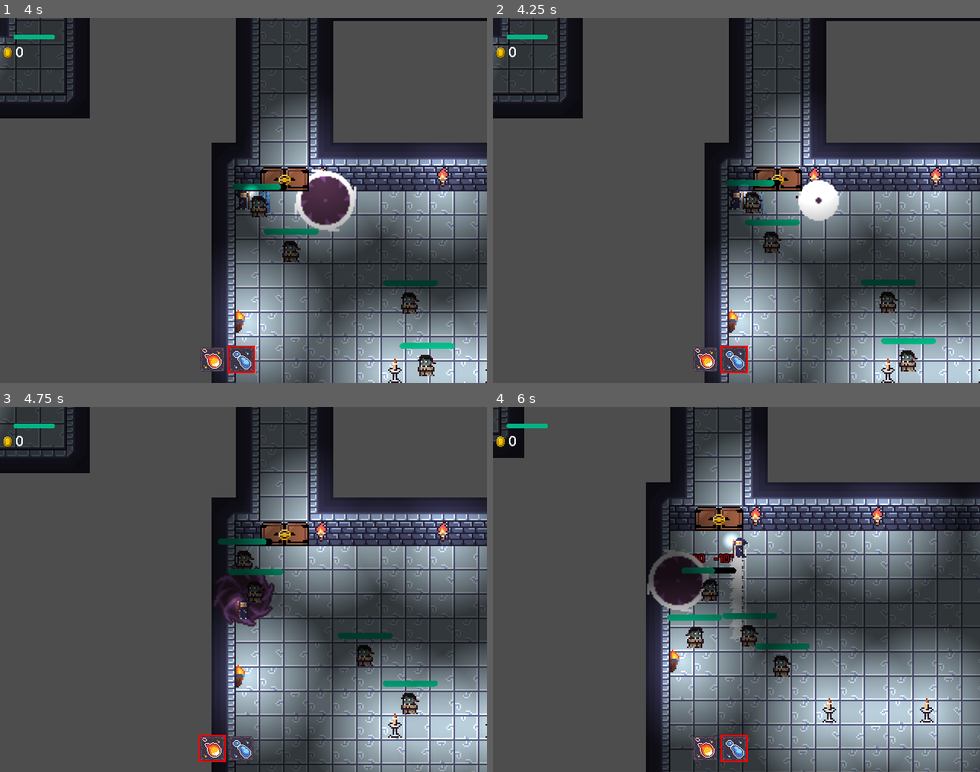
Above: before the commit, frames 1-4 (two rows, left to right).
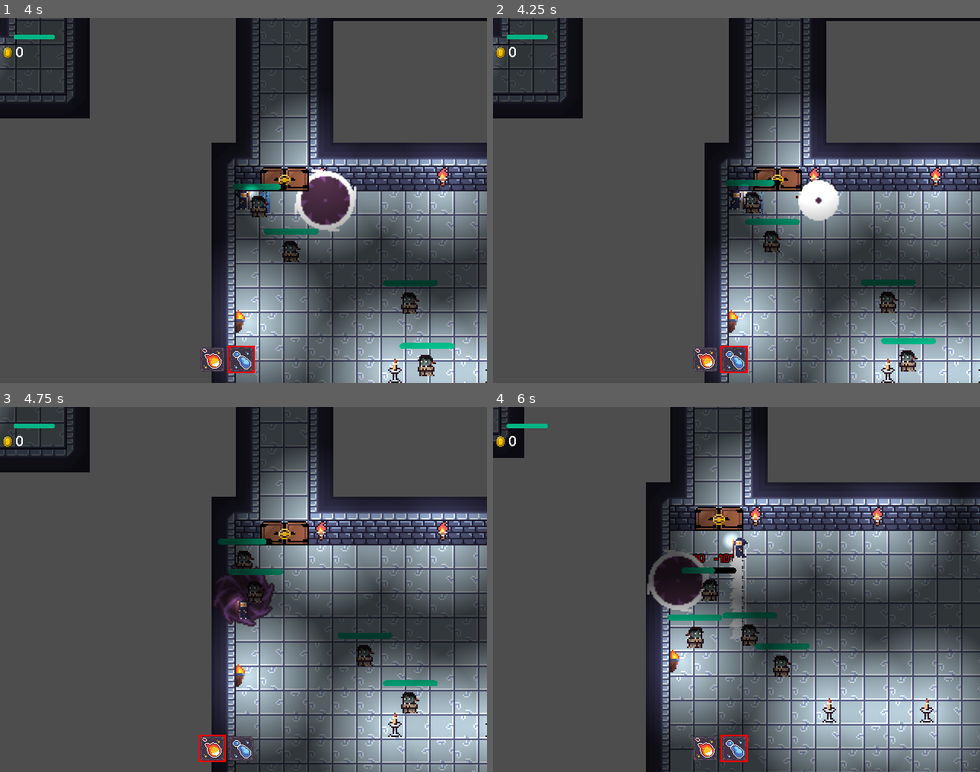
Above: after the commit, the same moments.

Repository: always-hehe-devs/top-down-game
Game: Godot game, scene res://World.tscn
Same seed, same stepped clock (60 frames per second), same inputs: the game is played once before the commit and once after it.
Inputs (mouse positions are in pixels of both pictures, inside the frame that each line leads up to):
- Up to frame 1 (4 s): click "OK" at 0.5 s; tap Enter at 1.25 s; move the mouse to (219, 273) at 1.27 s; hold W (up) 1.28-2.78 s; tap Q (attack_1) at 1.35 s; move the mouse to (389, 255) at 2.02 s; tap E (attack_2) at 2.1 s; move the mouse to (97, 145) at 2.77 s; hold Space (dash) 2.78-3.53 s; hold A (left) from 2.78 s (still down); move the mouse to (267, 200) at 3.52 s; click (267, 200) at 3.6 s
- Up to frame 2 (4.25 s): keep holding A (left)
- Up to frame 3 (4.75 s): move the mouse to (170, 498) at 4.27 s; release A (left) at 4.28 s; hold S (down) from 4.28 s (still down); tap Q (attack_1) at 4.35 s
- Up to frame 4 (6 s): move the mouse to (843, 571) at 5.02 s; release S (down) at 5.03 s; hold D (right) 5.03-5.78 s; tap E (attack_2) at 5.1 s; move the mouse to (639, 607) at 5.77 s; hold W (up) from 5.78 s (still down); hold Space (dash) from 5.78 s (still down)

Frame 1 is identical in both runs. In frame 2, less than 0.1% of the frame differs, in the area x 48-91%, y 44-88%; in frame 3, 5.2%, in the area x 0-100%, y 0-100%; in frame 4, 0.1%.

Commit message:
Fixed mob death

Diff:
--- a/VampireMob.gd
+++ b/VampireMob.gd
@@ -10,7 +10,7 @@
 var health = 100
 var is_following = false
 
-enum MOB_STATE {IDLE, FOLLOWING, AIMING }
+enum MOB_STATE {IDLE, FOLLOWING, AIMING, DEAD }
 
 var target = null
 
@@ -71,7 +71,7 @@
 	add_child(label)
 	health -= damage
 	%ProgressBar.value = health
-	if health <= 0:
+	if health <= 0 && current_state != MOB_STATE.DEAD:
 		on_death()
 
 func throw_spell():
@@ -97,9 +97,11 @@
 	velocity = safe_velocity
 
 func on_death():
+	current_state = MOB_STATE.DEAD
 	var coin = preload("res://Coin.tscn").instantiate()
 
 	coin.global_position = global_position
 	await get_parent().call_deferred("add_child",coin)
 	Events.emit_signal("on_mob_killed")
+
 	queue_free()
--- a/World.tscn
+++ b/World.tscn
@@ -1220,7 +1220,7 @@
 platform_floor_layers = 1
 
 [node name="VampireMob5" parent="Mobs" instance=ExtResource("3_ev4mk")]
-position = Vector2(446, -72)
+position = Vector2(408, -70)
 platform_floor_layers = 1
 
 [node name="VampireMob6" parent="Mobs" instance=ExtResource("3_ev4mk")]
